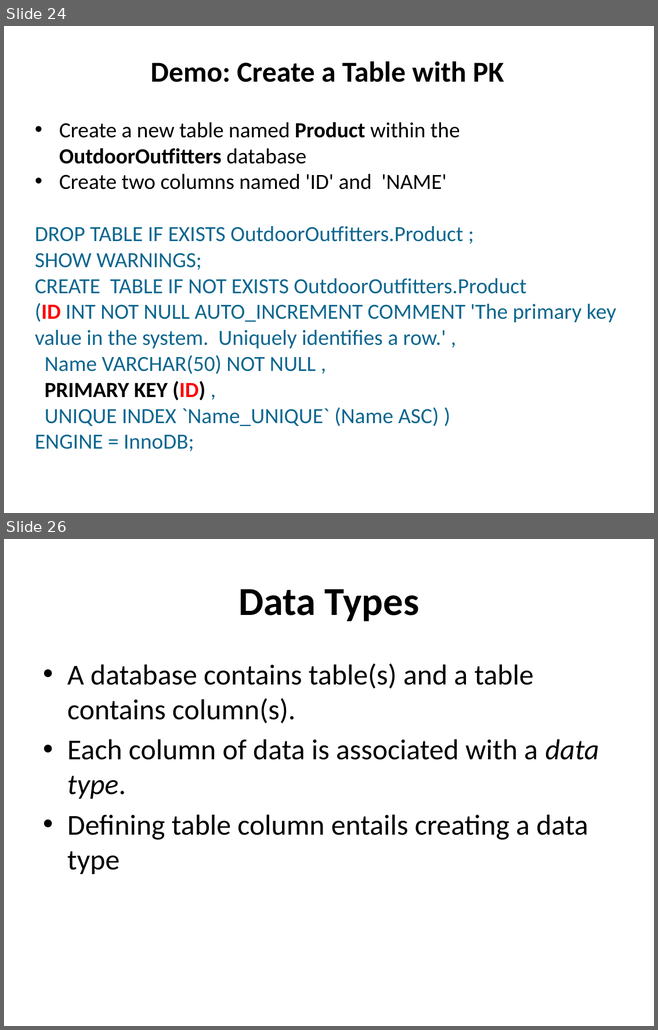
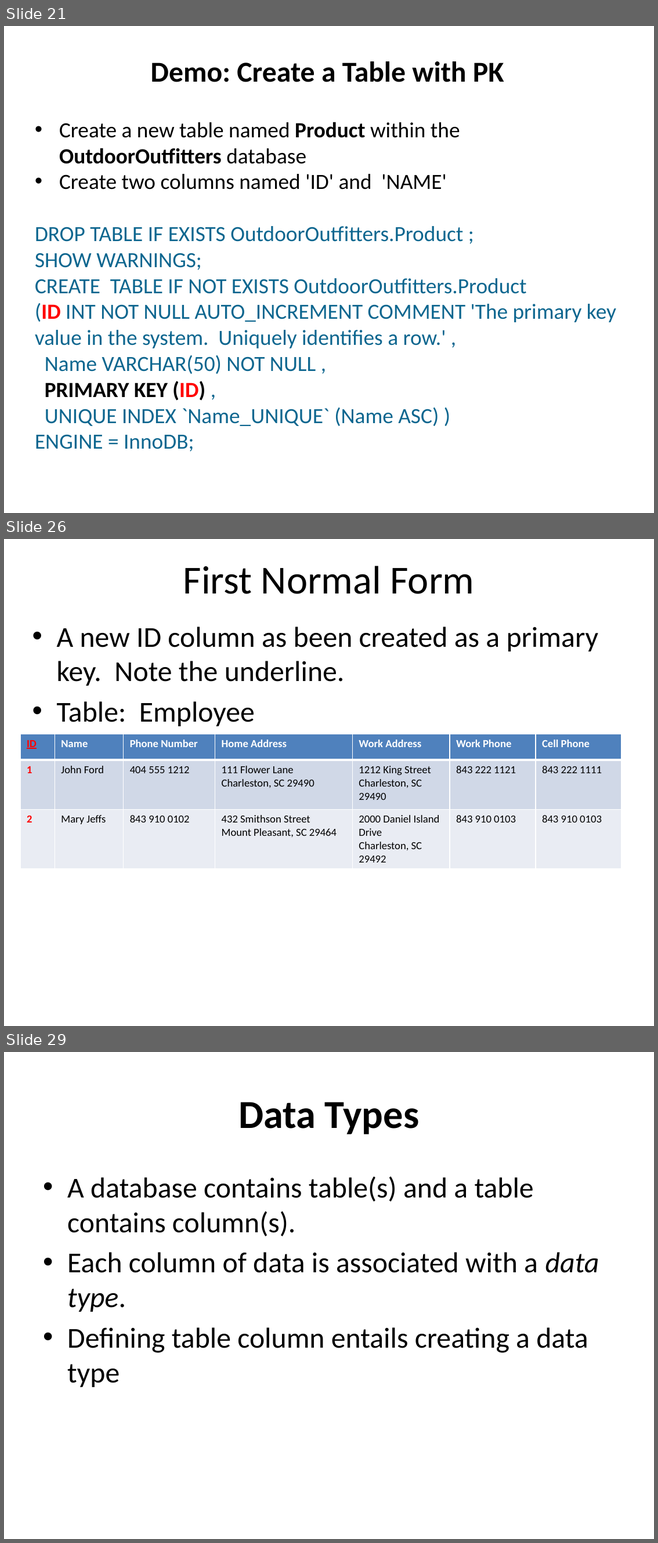
Before and after one commit to dchabala10/mysql101, a slide deck: Presentation/Intro_to_Relational_Databases_with_MySQL_Day1.pptx. Shown one above the other, each under a label of ours: slides 24 and 26 before the commit, slides 21, 26 and 29 after it; the slides between them are not shown. The pictures are 658x1030 and 658x1543 pixels, drawn with LibreOffice and Linux fonts; fonts in the diff are those of the drawing. Boxes give left, top, right and bottom in pixels: in the first picture for what was removed or moved away, otherwise in the second. Text is boxed around its words. In the diff, an @@ line names an element or a change of style, - is before the commit and + after.

```diff
--- a/Presentation/Intro_to_Relational_Databases_with_MySQL_Day1.pptx
+++ b/Presentation/Intro_to_Relational_Databases_with_MySQL_Day1.pptx
@@ slide 26 added at [4, 539, 654, 1026], background #FFFFFF @@
@@ title added at [183, 566, 474, 594], 44 pt, text #000000 @@
+First Normal Form
@@ text added at [57, 627, 598, 726], 32 pt, text #000000 @@
+• A new ID column as been created as a primary key. Note the underline.
+• Table: Employee
@@ table added at [20, 734, 621, 868], 3 rows, 7 columns @@
+ID | Name | Phone Number | Home Address | Work Address | Work Phone | Cell Phone
+1 | John Ford | 404 555 1212 | 111 Flower Lane / Charleston, SC 29490 | 1212 King Street / Charleston, SC 29490 | 843 222 1121 | 843 222 1111
+2 | Mary Jeffs | 843 910 0102 | 432 Smithson Street / Mount Pleasant, SC 29464 | 2000 Daniel Island Drive / Charleston, SC / 29492 | 843 910 0103 | 843 910 0103
@@ what was slide 24 is now slide 21 @@
@@ what was slide 26 is now slide 29 @@
```
Also in this commit, not shown: 4 slides changed, 5 other slides added, 3 slides removed.
